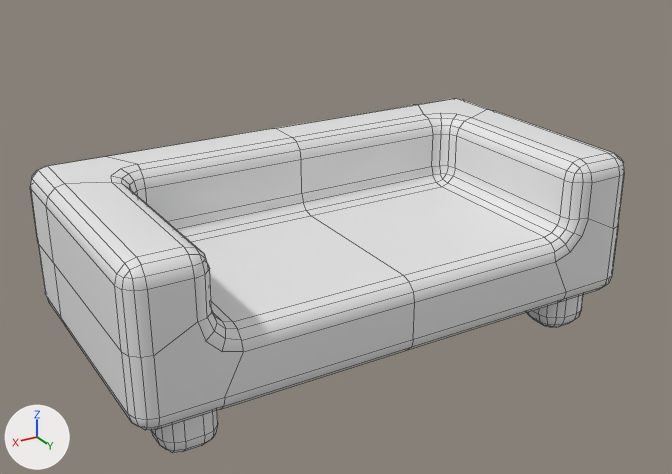
The FBX model Assets/Content/Graphics/Sofa.fbx, before and after one commit.
The view is the same before and after, from a 50 mm camera at (2.36, 3.7, 2.53) aimed at (0.02, -0.2, 0.59). Every picture has the same lights, and +X, +Y and +Z are marked at lower left. Mesh edges are drawn as thin lines. Where no turn or scale is listed for an object, it has been applied to the vertices.

The older version as bpy lines, for what is in view:
```python
me_sofa = bpy.data.meshes.new('Sofa')
me_sofa.from_pydata(...)  # 552 vertices, 522 faces; spans x -1.4..1.4, y -1.0..0.5, z -0.01..1.0
ob_sofa = bpy.data.objects.new('Sofa', me_sofa)
ob_sofa.location = (0.0, 0.0, 0.0)
```
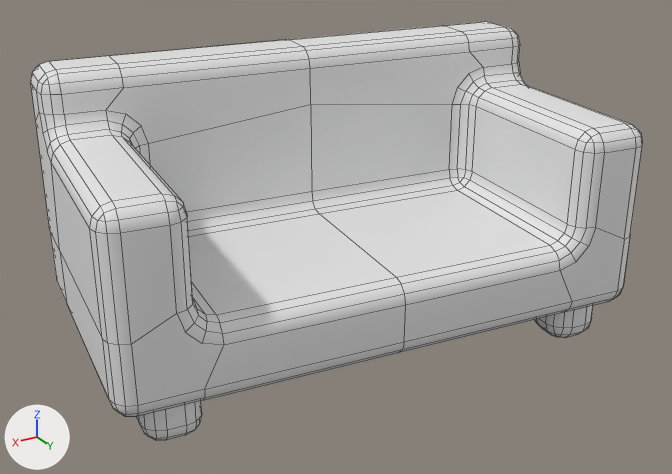
Patch to the scene script:
```diff
--- a/Assets/Content/Graphics/Sofa.fbx.py
+++ b/Assets/Content/Graphics/Sofa.fbx.py
@@ me_sofa @@
 # used by ob_sofa; location = (0.0, 0.0, 0.0)
-me_sofa.from_pydata(...)  # 552 vertices, 522 faces; spans x -1.4..1.4, y -1.0..0.5, z -0.01..1.0
+me_sofa.from_pydata(...)  # 620 vertices, 588 faces; spans x -1.49..1.43, y -1.13..0.63, z -0.01..1.5
+# me_sofa part 1: the loose piece of 64 vertices spanning x 0.98..1.27, y 0.15..0.43, z -0.01..0.28 is turned -5.9 degrees about the z axis through the mesh origin
+# me_sofa part 2: the loose piece of 64 vertices spanning x -1.27..-0.98, y 0.15..0.43, z -0.01..0.28 is turned -5.9 degrees about the z axis through the mesh origin
+# me_sofa part 3: the loose piece of 296 vertices spanning x -1.4..1.4, y -1.0..0.5, z 0.2..1.0 is rebuilt with 364 vertices and now spans x -1.49..1.43, y -1.13..0.63, z 0.2..1.5
```

Location of each change, [x1, y1, x2, y2] in pixels of the pictures (672 x 474 px; the box of a moved part takes in the faces that stretch with it):
'Sofa', reshaped (18% taller): before [30, 98, 625, 453]; after [31, 21, 643, 440]
part 1 of me_sofa, moved or reshaped: before [151, 411, 218, 453]; after [137, 401, 202, 440]
part 2 of me_sofa, moved or reshaped: before [526, 295, 583, 327]; after [534, 305, 593, 338]
part 3 of me_sofa, rebuilt (19% taller): before [30, 98, 625, 430]; after [31, 21, 643, 417]
